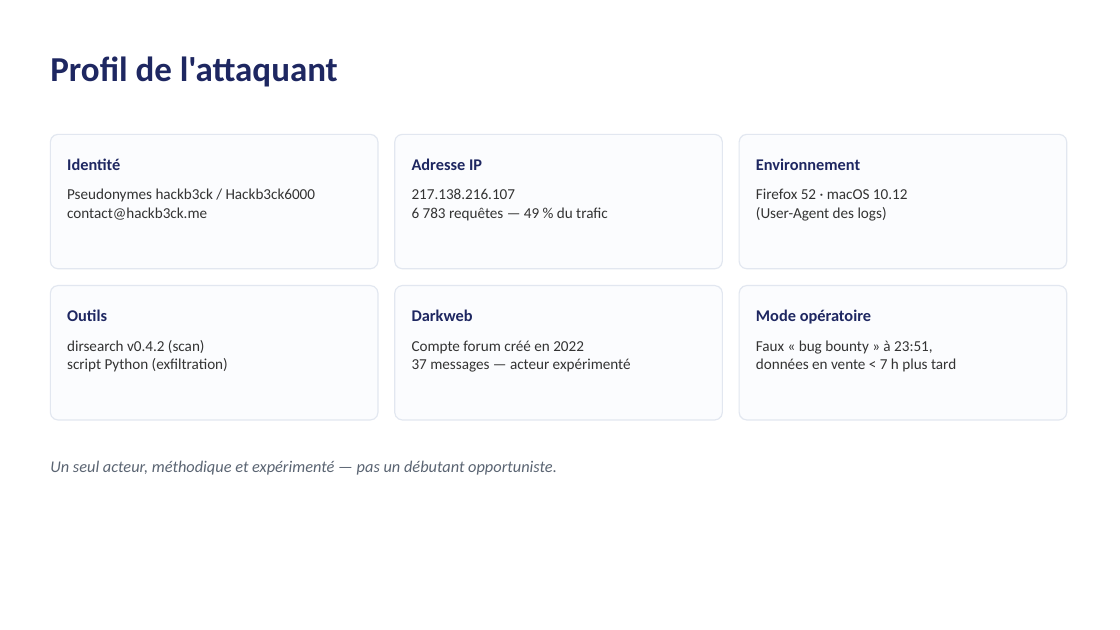
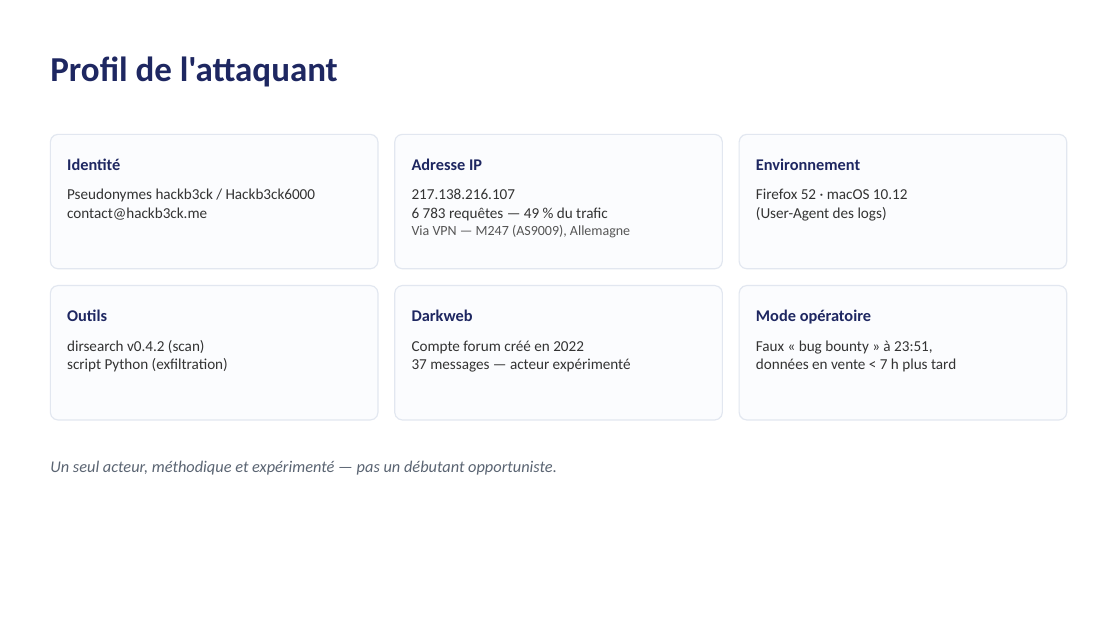
Before and after one commit to sody-ops/project-hackbnb-sources, a slide deck: slide 6 of livrables/HackBNB_soutenance.pptx. Drawn at 1120x630 pixels with LibreOffice and Linux fonts; fonts in the diff are those of the drawing. Boxes give left, top, right and bottom in pixels: in the first picture for what was removed or moved away, otherwise in the second. Text is boxed around its words. In the diff, an @@ line names an element or a change of style, - is before the commit and + after.

Commit message:
docs(soutenance): provenance de l'IP attaquante sur la slide profil (VPN M247/AS9009, Allemagne)

```diff
--- a/livrables/HackBNB_soutenance.pptx
+++ b/livrables/HackBNB_soutenance.pptx
@@ text at bbox=[412, 225, 630, 238]: paragraph added @@
+Via VPN — M247 (AS9009), Allemagne
```
